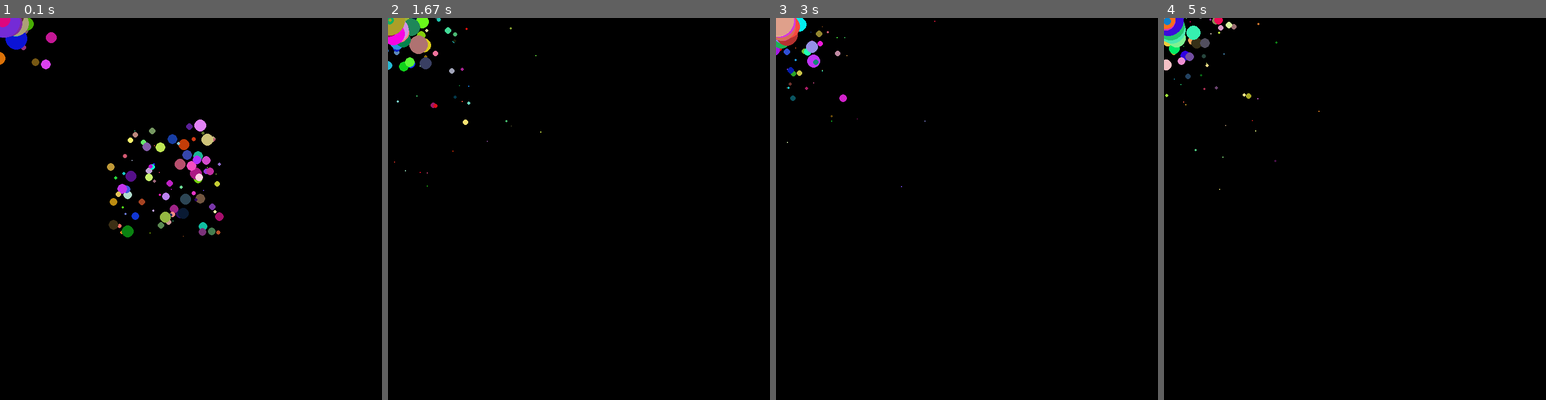
Above: before the commit, frames 1-4 (left to right).
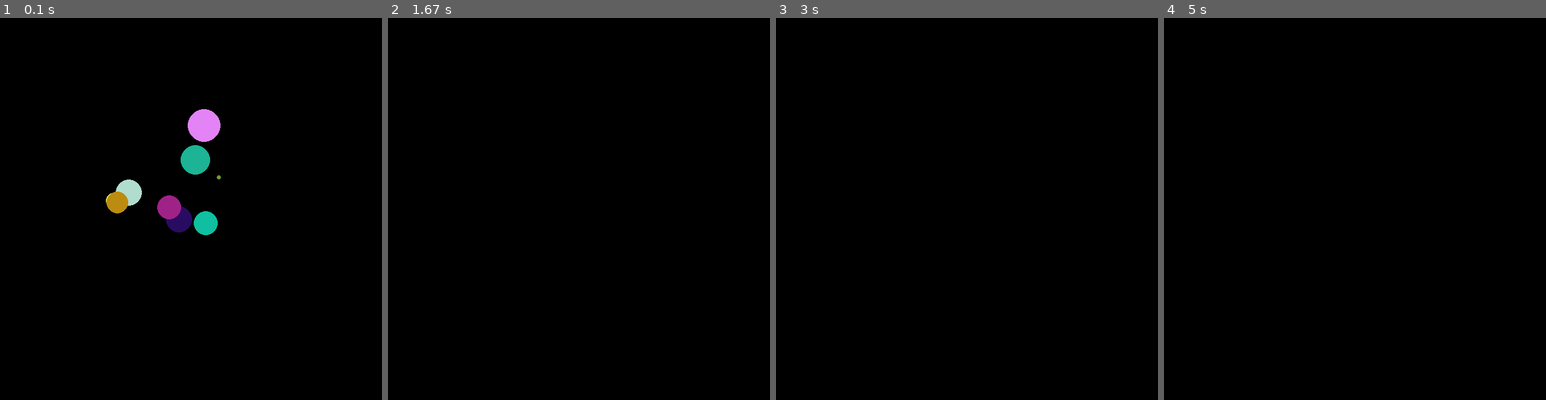
Above: after the commit, the same moments.

Repository: sagieppel/PyGame-Toturial
Game: pygame game, started from Game.py
Same seed, same stepped clock (60 frames per second), same inputs: the game is played once before the commit and once after it.
Inputs:
- Up to frame 1 (0.1 s): no input
- Up to frame 2 (1.67 s): no input
- Up to frame 3 (3 s): no input
- Up to frame 4 (5 s): no input

The runs differ from the first frame. In frame 1, 4.1% of the frame differs, in the area x 0-59%, y 0-58%; in frame 2, 1.2%; in frame 3, 0.9%; in frame 4, 1.0%.

Commit message:
Update Game.py

Diff:
--- a/Game.py
+++ b/Game.py
@@ -11,16 +11,15 @@
   circle["size"]=random.randint(1,30)
   circle["speedx"]=random.randint(-10,10)/10
   circle["speedy"]=random.randint(-10,10)/10
-  circle["gravity"]= 0 #0.1
-  circle["shrink"] =  0.99
+
   return circle
 
 #------------------Draw a circle--------------------------------------------------------
 def updatecircle(circle):
     circle["x"] += circle ["speedx"]+random.randint(-10,10)/10
     circle["y"] += circle ["speedy"]+random.randint(-10,10)/10
-    circle ["speedy"]+= circle["gravity"]
-    circle["size"] *= circle["shrink"]
+
+
     pygame.draw.circle(screen, [circle["red"],circle["green"],circle["blue"]], [int(circle["x"]),int(circle["y"])], int(circle["size"]))
 
 #----------------initiate pygame---------------------------------------------------------
@@ -31,7 +30,7 @@
 #-----------Create list of circles-----------------------------------------------------------------------
 
 list=[]
-for i in range(100):
+for i in range(10):
    circle=createcircle(300,300)
    list.append(circle)
 
@@ -39,10 +38,10 @@
 #----------------------------Main loop--------------------------------------------------------------------
 for i in range(10000000):
   pygame.event.get() # Get user input
-  x,y = pygame.mouse.get_pos() # Get position of the mouse
+  # x,y = pygame.mouse.get_pos() # Get position of the mouse
 
-  circle=createcircle(x,y)
-  list.append(circle)
+  # circle=createcircle(x,y)
+  # list.append(circle)
 
   pygame.Surface.fill(screen,(0,0,0)) # Fill screen
 
